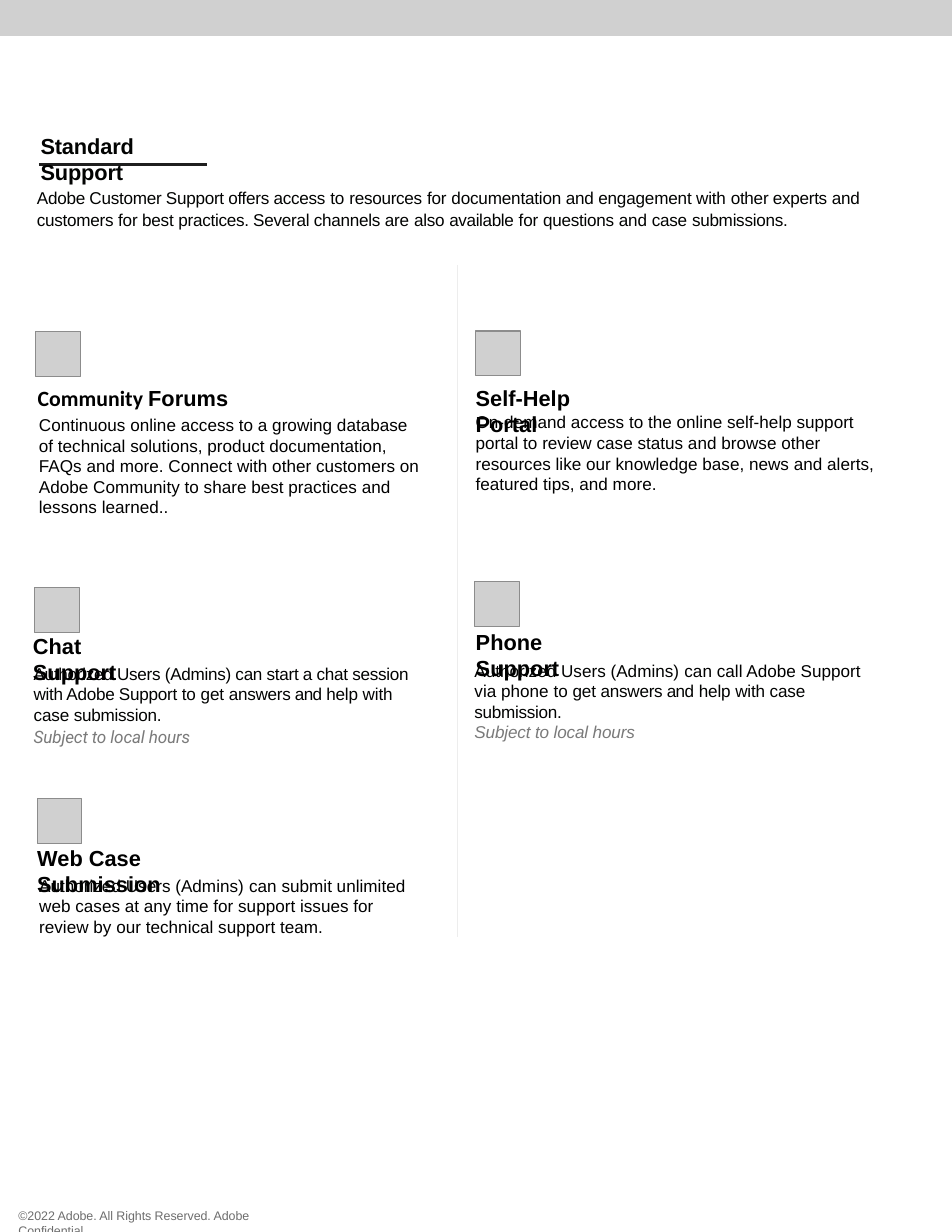
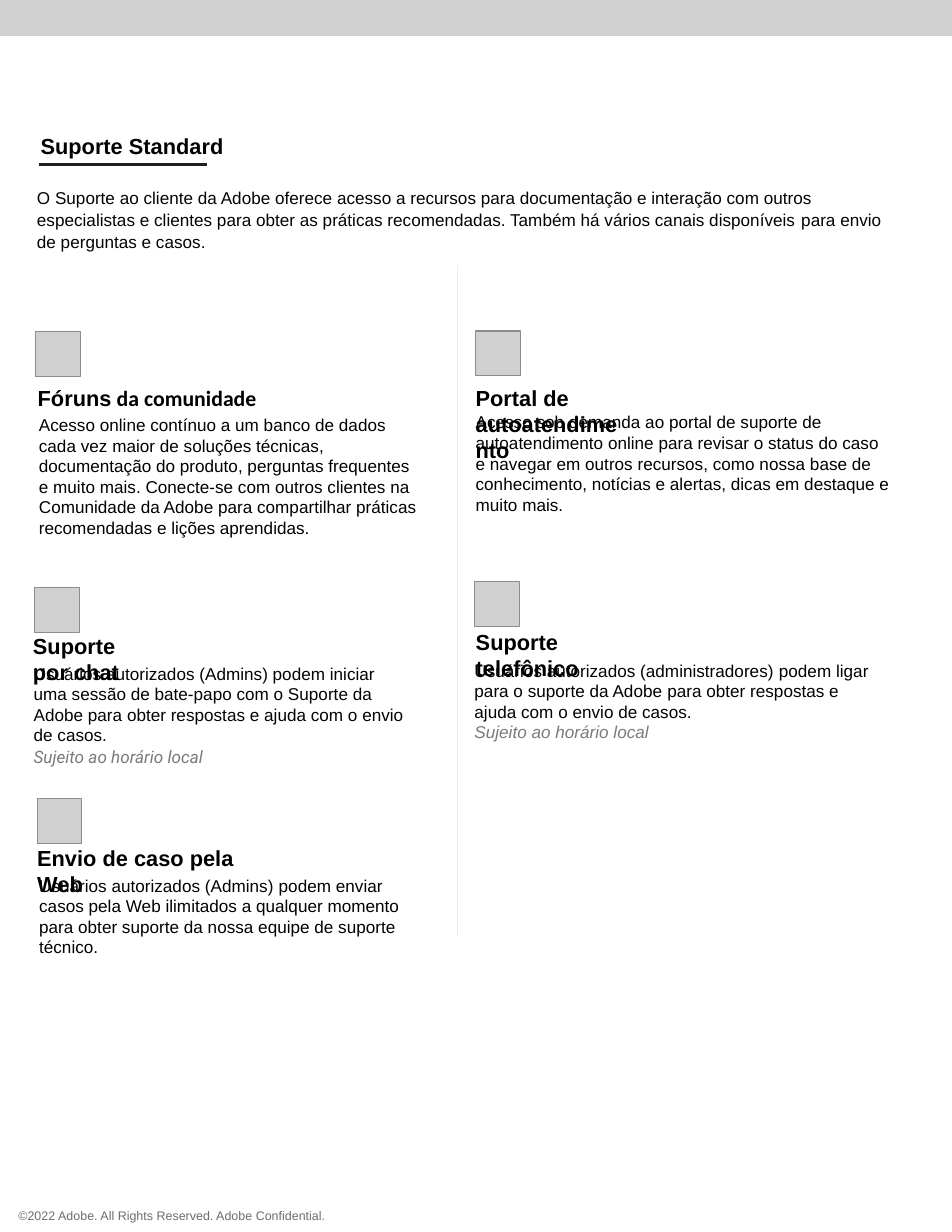
Before and after one commit to AdobeDocs/support-resources.pt-BR, a slide deck: slide 2 of help/data-sheets/assets/DMeStandardSupportDatasheet_2022.pptx. Drawn at 952x1232 pixels with LibreOffice and Linux fonts; fonts in the diff are those of the drawing; grey boxes stand for pictures. Boxes give left, top, right and bottom in pixels: in the first picture for what was removed or moved away, otherwise in the second. Text is boxed around its words. In the diff, an @@ line names an element or a change of style, - is before the commit and + after.

```diff
--- a/help/data-sheets/assets/DMeStandardSupportDatasheet_2022.pptx
+++ b/help/data-sheets/assets/DMeStandardSupportDatasheet_2022.pptx
@@ text at <box>41,138,223,159</box>: text changed @@
-Standard Support
+Suporte Standard
@@ text at <box>37,191,881,252</box>: text changed @@
-Adobe Customer Support offers access to resources for documentation and engagement with other experts and customers for best practices. Several channels are also available for questions and case submissions.
+O Suporte ao cliente da Adobe oferece acesso a recursos para documentação e interação com outros especialistas e clientes para obter as práticas recomendadas. Também há vários canais disponíveis para envio de perguntas e casos.
@@ text at <box>38,390,256,407</box>: text changed @@
-Community Forums
+Fóruns da comunidade
@@ text at <box>39,418,416,538</box>: text changed @@
-Continuous online access to a growing database of technical solutions, product documentation, FAQs and more. Connect with other customers on Adobe Community to share best practices and lessons learned..
+Acesso online contínuo a um banco de dados cada vez maior de soluções técnicas, documentação do produto, perguntas frequentes e muito mais. Conecte-se com outros clientes na Comunidade da Adobe para compartilhar práticas recomendadas e lições aprendidas.
@@ text at <box>476,390,604,453</box>: text changed @@
-Self-Help Portal
+Portal de autoatendimento
@@ text at <box>476,414,889,511</box>: text changed @@
-On-demand access to the online self-help support portal to review case status and browse other resources like our knowledge base, news and alerts, featured tips, and more.
+Acesso sob demanda ao portal de suporte de autoatendimento online para revisar o status do caso e navegar em outros recursos, como nossa base de conhecimento, notícias e alertas, dicas em destaque e muito mais.
@@ text at <box>33,638,119,685</box>: text changed @@
-Chat Support
+Suporte por chat
@@ text at <box>476,634,579,677</box>: text changed @@
-Phone Support
+Suporte telefônico
@@ text at <box>34,666,403,767</box>: text changed @@
-Authorized Users (Admins) can start a chat session with Adobe Support to get answers and help with case submission.
-Subject to local hours
+Usuários autorizados (Admins) podem iniciar uma sessão de bate-papo com o Suporte da Adobe para obter respostas e ajuda com o envio de casos.
+Sujeito ao horário local
@@ text at <box>474,663,868,742</box>: text changed @@
-Authorized Users (Admins) can call Adobe Support via phone to get answers and help with case submission.
-Subject to local hours
+Usuários autorizados (administradores) podem ligar para o suporte da Adobe para obter respostas e ajuda com o envio de casos.
+Sujeito ao horário local
@@ text at <box>37,850,234,893</box>: text changed @@
-Web Case Submission
+Envio de caso pela Web
@@ text at <box>39,878,399,953</box>: text changed @@
-Authorized Users (Admins) can submit unlimited web cases at any time for support issues for review by our technical support team.
+Usuários autorizados (Admins) podem enviar casos pela Web ilimitados a qualquer momento para obter suporte da nossa equipe de suporte técnico.
@@ text "©2022 Adobe. All Rights Reserved. ..." at <box>18,1211,325,1223</box>: letter spacing -0.1 to 0 pt @@
```
Also in this commit, not shown: 2 other slides changed, 6 other files.
